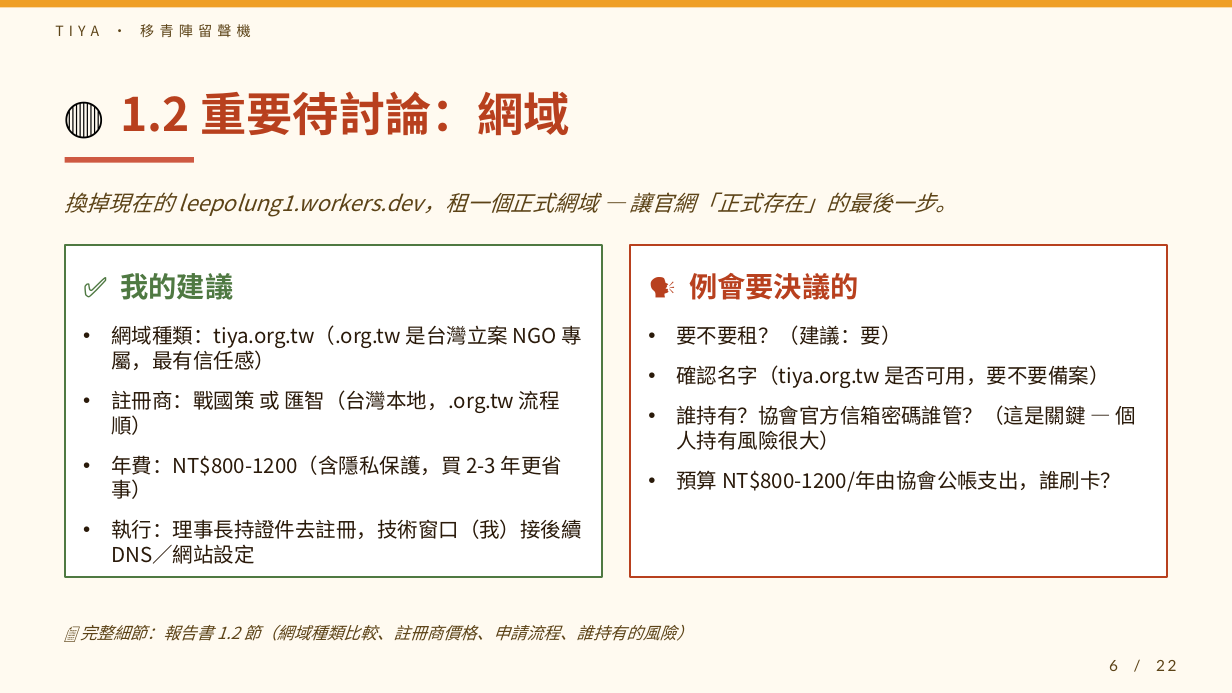
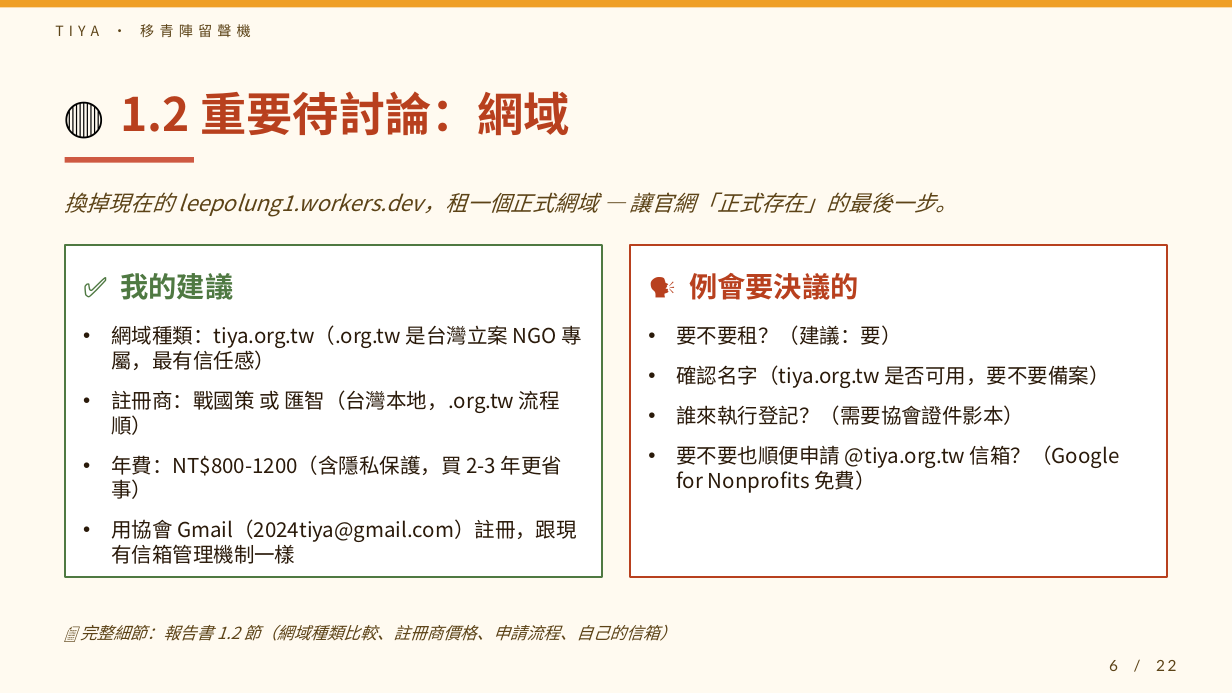
Before and after one commit to polungcs/tiya-website, a slide deck: slide 6 of docs/slides/tiya-website-meeting-deck.pptx. Drawn at 1232x693 pixels with LibreOffice and Linux fonts; fonts in the diff are those of the drawing. Boxes give left, top, right and bottom in pixels: in the first picture for what was removed or moved away, otherwise in the second. Text is boxed around its words. In the diff, an @@ line names an element or a change of style, - is before the commit and + after.

```diff
--- a/docs/slides/tiya-website-meeting-deck.pptx
+++ b/docs/slides/tiya-website-meeting-deck.pptx
@@ text at (677,405,1120,493): text changed @@
-• 誰持有？協會官方信箱密碼誰管？（這是關鍵 — 個人持有風險很大）
-• 預算 NT$800-1200/年由協會公帳支出，誰刷卡？
+• 誰來執行登記？（需要協會證件影本）
+• 要不要也順便申請 @tiya.org.tw 信箱？（Google for Nonprofits 免費）
@@ text at (111,519,577,564): text changed @@
-• 執行：理事長持證件去註冊，技術窗口（我）接後續 DNS／網站設定
+• 用協會 Gmail（2024tiya@gmail.com）註冊，跟現有信箱管理機制一樣
@@ text at (80,625,677,641): text changed @@
-📄 完整細節：報告書 1.2 節（網域種類比較、註冊商價格、申請流程、誰持有的風險）
+📄 完整細節：報告書 1.2 節（網域種類比較、註冊商價格、申請流程、自己的信箱）
```
Also in this commit, not shown: 1 other slide changed, 4 other files.
